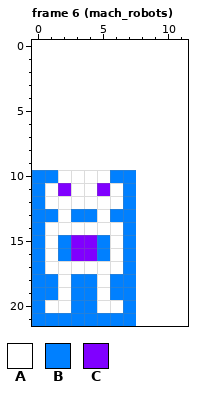
File history of a pixel-art file, planetbase/sprites/planetbase_machines_cpc_mode0.aseprite. The picture above is the old version.
8x12 pixels, 7 frames. Shown: frame 6 (mach_robots). The old version is drawn lined up with the new one, on the new canvas. The commit also changed other frames, which this record leaves out.
Palette (. is transparent): A #ffffff  B #0080ff  C #8000ff
Pixels before, frame 6 (mach_robots), first column x 0:
10 BBAAAABB
11 BACAACAB
12 BAAAAAAB
13 BBABBABB
14 BAAAAAAB
15 BABCCBAB
16 BABCCBAB
17 BAAAAAAB
18 BBABBABB
19 BBABBABB
20 BAABBAAB
21 BBBBBBBB
Now the later version:
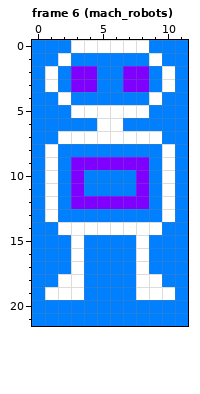
The exact change:
canvas 8x12 -> 12x22, the old top-left corner now at 0,10
Frame 6 (mach_robots):
y 0: x 0..11 ............ -> BBBAAAAAABBB
y 1: x 0..11 ............ -> BBABBBBBBABB
y 2..3: x 0..11 ............ -> BABCCBBCCBAB
y 4: x 0..11 ............ -> BBABBBBBBABB
y 5: x 0..11 ............ -> BBBAAAAAABBB
y 6: x 0..11 ............ -> BBBBBAABBBBB
y 7: x 0..11 ............ -> BBAAAAAAAABB
y 8: x 0..11 ............ -> BABBBBBBBBAB
y 9: x 0..11 ............ -> BABCCCCCCBAB
y 10: x 1..5 BAAAA -> ABCBB; x 8..11 .... -> CBAB
y 11: x 2..6 CAACA -> BCBBB; x 8..11 .... -> CBAB
y 12: x 2..11 AAAAAB.... -> BCCCCCCBAB
y 13: x 1..2 BA -> AB; x 5 A -> B; x 8..11 .... -> BBAB
y 14: x 1 A -> B; x 7..11 B.... -> AAABB
y 15..16: x 1 A -> B; x 3..4 CC -> AB; x 6 A -> B; x 8..11 .... -> ABBB
y 17: x 1..2 AA -> BB; x 4..6 AAA -> BBB; x 8..11 .... -> ABBB
y 18: x 3 B -> A; x 5 A -> B; x 8..11 .... -> AABB
y 19: x 1 B -> A; x 3 B -> A; x 5 A -> B; x 8..11 .... -> AAAB
y 20: x 1..2 AA -> BB; x 5..6 AA -> BB; x 8..11 .... -> BBBB
y 21: x 8..11 .... -> BBBB
Where, in picture pixels (left, top, right, bottom), the same in both pictures:
changed: (32, 40, 188, 326)
